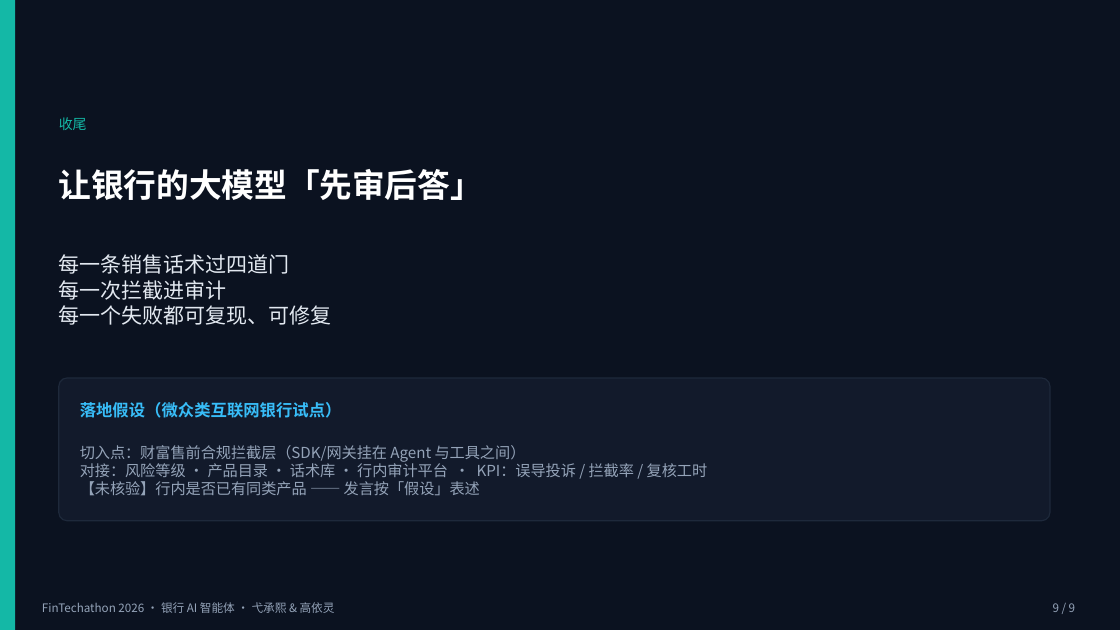
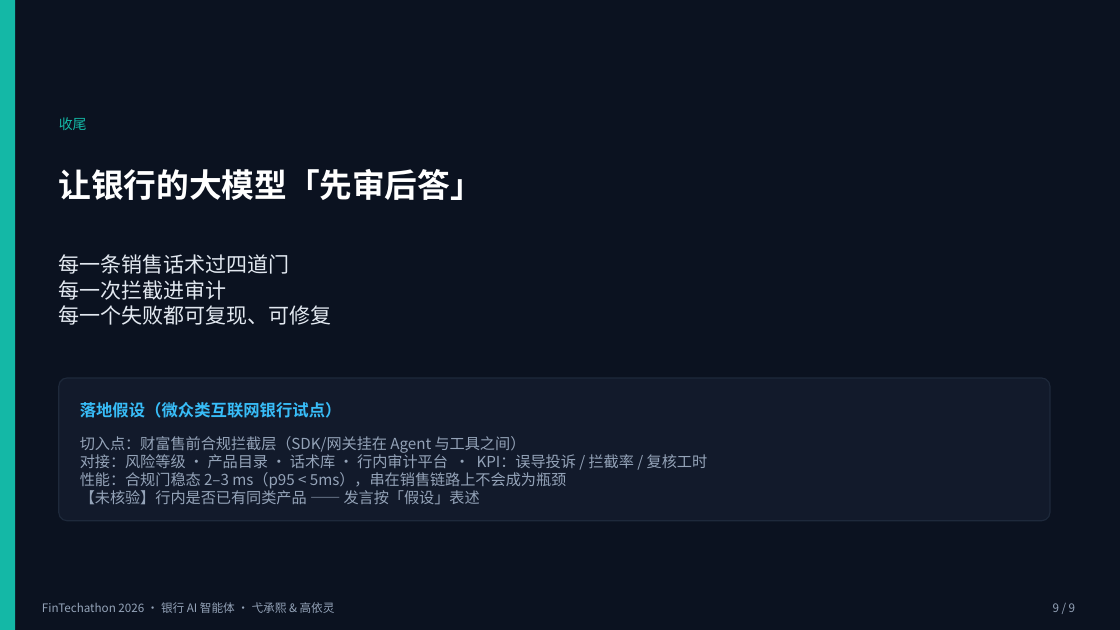
Before and after one commit to chengxi562-hue/fintechathon-compliance-agent, a slide deck: slide 9 of submit/02_答辩材料_v1.pptx. Drawn at 1120x630 pixels with LibreOffice and Linux fonts; fonts in the diff are those of the drawing. Boxes give left, top, right and bottom in pixels: in the first picture for what was removed or moved away, otherwise in the second. Text is boxed around its words. In the diff, an @@ line names an element or a change of style, - is before the commit and + after.

```diff
--- a/submit/02_答辩材料_v1.pptx
+++ b/submit/02_答辩材料_v1.pptx
@@ text at (x1=80, y1=472, x2=566, y2=489): paragraph added @@
+性能：合规门稳态 2–3 ms（p95 < 5ms），串在销售链路上不会成为瓶颈
```
Also in this commit, not shown: 8 other files.
